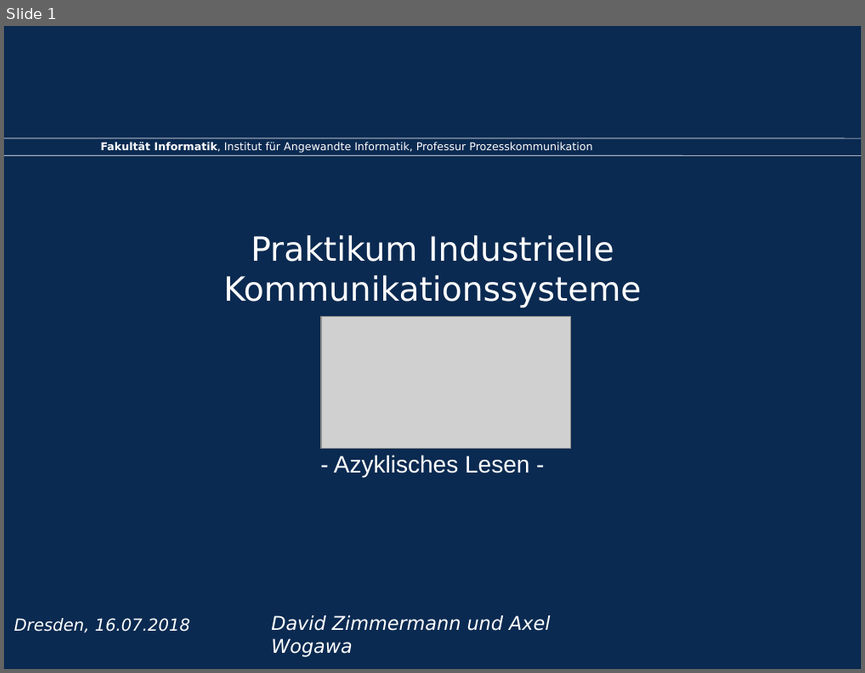
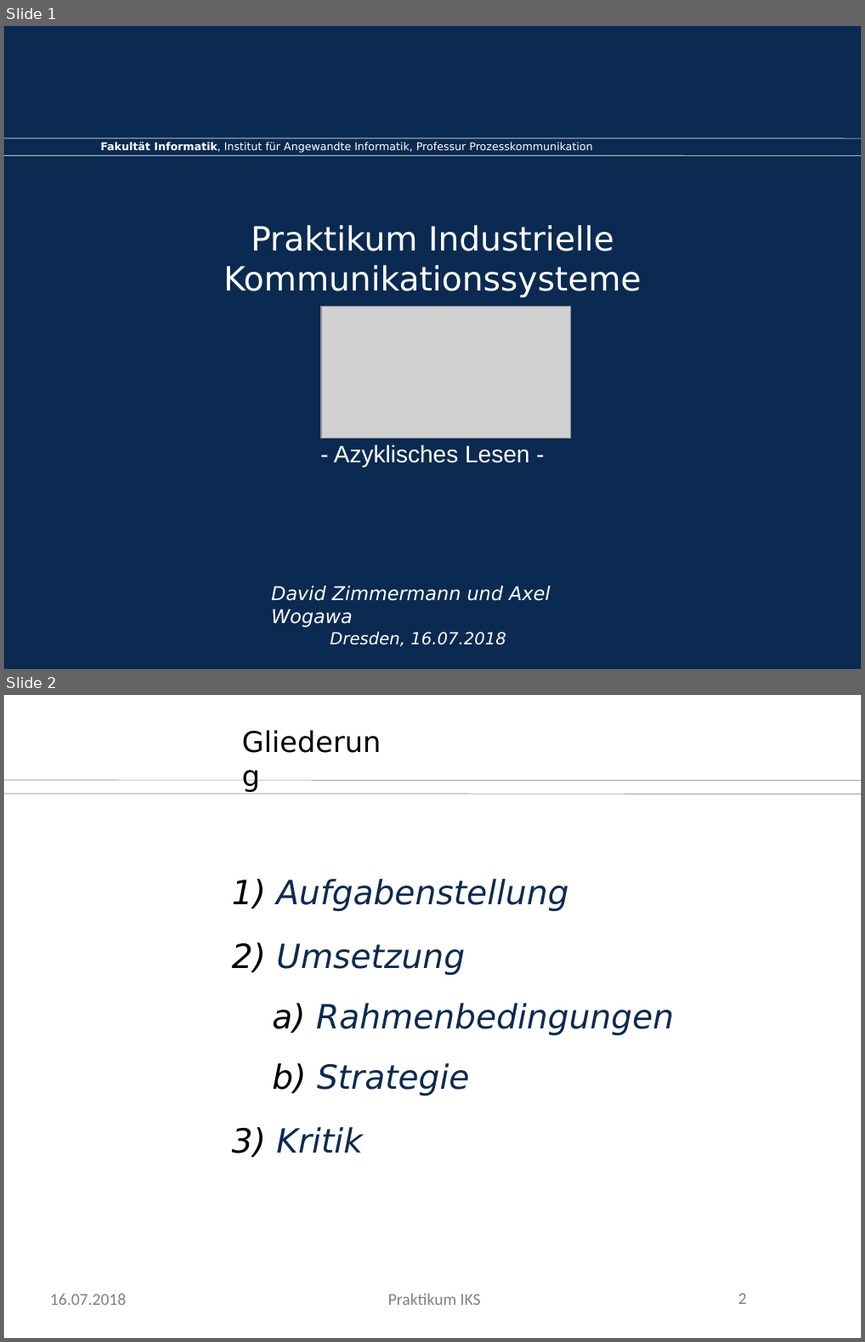
Before and after one commit to axelwogawa/PROFIBus-Profis, a slide deck: presentation/praesi.odp. Shown one above the other, each under a label of ours: slide 1 before the commit, slides 1 and 2 after it. The pictures are 865x673 and 865x1342 pixels, drawn with LibreOffice and Linux fonts; fonts in the diff are those of the drawing; grey boxes stand for pictures; background and template pictures are left out. Boxes give left, top, right and bottom in pixels: in the first picture for what was removed or moved away, otherwise in the second. Text is boxed around its words. In the diff, an @@ line names an element or a change of style, - is before the commit and + after.

```diff
--- a/presentation/praesi.odp
+++ b/presentation/praesi.odp
@@ slide 2 added at (4, 695, 861, 1338), background #FFFFFF @@
@@ text added at (234, 719, 407, 766), 24 pt, text #000000 @@
+Gliederung
@@ line added from (4, 780) to (861, 780), #808080 0.51 pt @@
@@ line added from (4, 794) to (861, 794), #808080 0.51 pt @@
@@ text added at (276, 879, 674, 1152), 28 pt, text #0B2A51, italic @@
+1) Aufgabenstellung
+2) Umsetzung
+  a) Rahmenbedingungen
+  b) Strategie
+3) Kritik
@@ text added at (50, 1293, 126, 1304), 14 pt, text #808080 @@
+16.07.2018
@@ text added at (388, 1293, 481, 1304), 14 pt, text #808080 @@
+Praktikum IKS
@@ page number added at (738, 1293, 747, 1304), 14 pt, text #808080 @@
+2
@@ slide 1 changed as well @@
@@ 2 texts, 1 picture: place and size @@
-2 texts, 1 picture at (223, 235, 641, 476)
+2 texts, 1 picture at (223, 225, 641, 466)
@@ text "David Zimmermann und Axel Wogawa": place and size @@
-text "David Zimmermann und Axel Wogawa" at (271, 615, 550, 657)
+text "David Zimmermann und Axel Wogawa" at (271, 585, 550, 627)
@@ text "Dresden, 16.07.2018": place and size @@
-text "Dresden, 16.07.2018" at (14, 618, 190, 633)
+text "Dresden, 16.07.2018" at (330, 631, 506, 646)
```
Also in this commit, not shown: 1 other slide changed, 3 other slides added, 2 slides removed, 5 other files.
